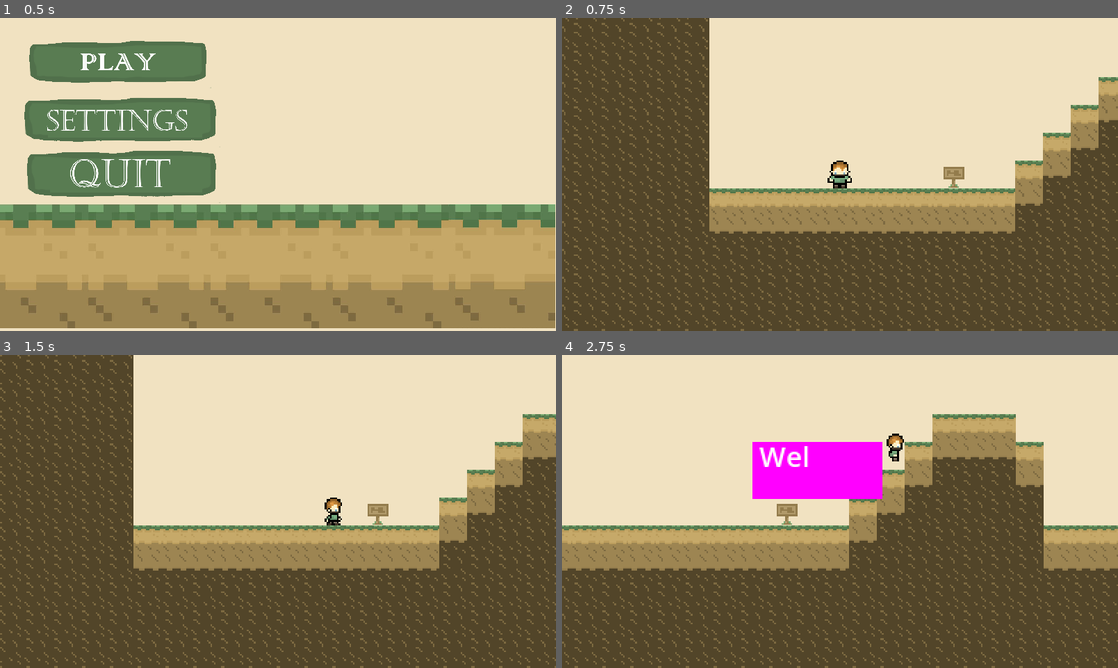
Above: before the commit, frames 1-4 (two rows, left to right).
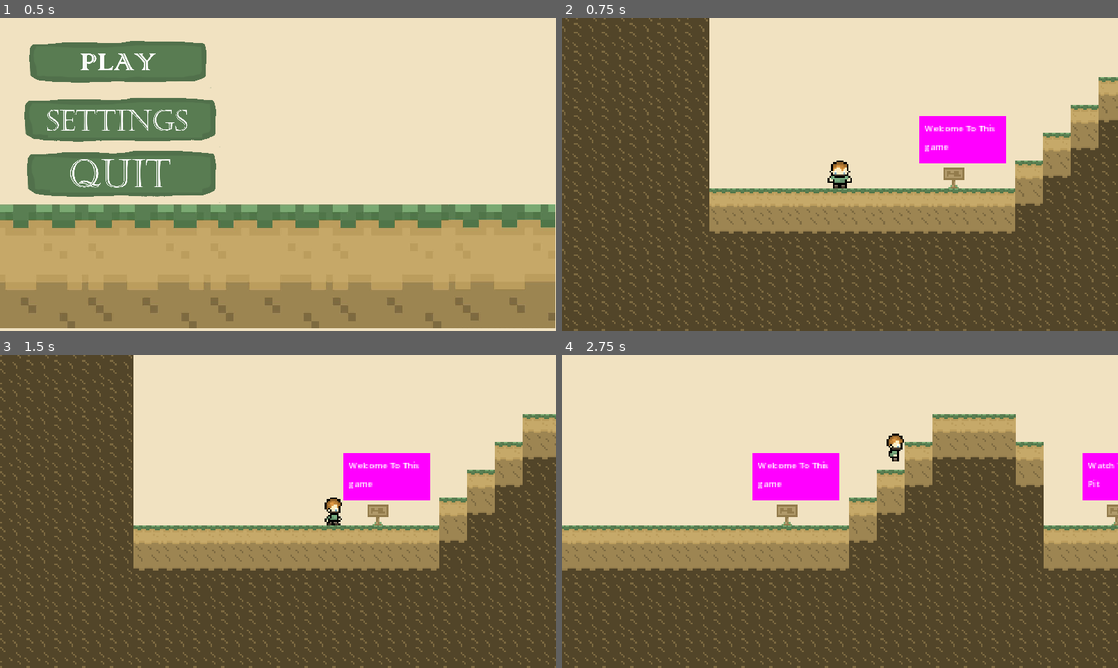
Above: after the commit, the same moments.

Repository: TreliaGT/PlatformGame
Game: Godot game, scene res://scenes/main.tscn
Same seed, same stepped clock (60 frames per second), same inputs: the game is played once before the commit and once after it.
Inputs (mouse positions are in pixels of both pictures, inside the frame that each line leads up to):
- Up to frame 1 (0.5 s): no input
- Up to frame 2 (0.75 s): click (678, 64) at 0.5 s
- Up to frame 3 (1.5 s): tap Enter at 1.25 s; hold Right (MOVE_RIGHT) from 1.28 s (still down)
- Up to frame 4 (2.75 s): keep holding Right (MOVE_RIGHT); tap W (MOVE_UP) at 1.52, 2.27 s

Frame 1 is identical in both runs. In frame 2, 2.4% of the frame differs, in the area x 64-80%, y 31-55%; in frame 3, 2.4%; in frame 4, 3.5%, in the area x 34-100%, y 27-55%.

Commit message:
added signs

Diff:
--- a/components/sign.tscn
+++ b/components/sign.tscn
@@ -22,7 +22,6 @@
 shape = SubResource("RectangleShape2D_3teqe")
 
 [node name="Control" type="Control" parent="."]
-visible = false
 layout_mode = 3
 anchors_preset = 0
 offset_left = -20.0
@@ -32,17 +31,18 @@
 
 [node name="TextureRect" type="TextureRect" parent="Control"]
 layout_mode = 0
-offset_top = -12.0
-offset_right = 75.0
+offset_top = -6.0
+offset_right = 50.0
 offset_bottom = 21.0
 texture = SubResource("PlaceholderTexture2D_fu45p")
 
 [node name="Label" type="Label" parent="Control/TextureRect"]
 layout_mode = 0
-offset_left = 4.0
-offset_top = -3.0
-offset_right = 37.0
-offset_bottom = 20.0
+offset_left = 3.0
+offset_top = 3.0
+offset_right = 49.0
+offset_bottom = 30.0
+theme_override_font_sizes/font_size = 5
 text = "test"
 autowrap_mode = 3
 justification_flags = 0
--- a/scenes/level_one.tscn
+++ b/scenes/level_one.tscn
@@ -205,6 +205,16 @@
 collision_mask = 65
 
 [node name="Sign" parent="." instance=ExtResource("6_bchnf")]
-position = Vector2(409, 530)
+position = Vector2(409, 531)
 scale = Vector2(2, 2)
 description = "Welcome To This game"
+
+[node name="Sign2" parent="." instance=ExtResource("6_bchnf")]
+position = Vector2(789, 531)
+scale = Vector2(2, 2)
+description = "Watch The Death Pit"
+
+[node name="Sign3" parent="." instance=ExtResource("6_bchnf")]
+position = Vector2(1018, 531)
+scale = Vector2(2, 2)
+description = "ooo Jumpy Mushroom"
--- a/scripts/classes/sign.gd
+++ b/scripts/classes/sign.gd
@@ -13,9 +13,5 @@
 	if body is Player:
 		print("Enter")
 		tooltip.visible = true
-
-
-func _on_body_exited(body):
-	if body is Player:
-		print("Exit")
+		await get_tree().create_timer(5).timeout
 		tooltip.visible = false
